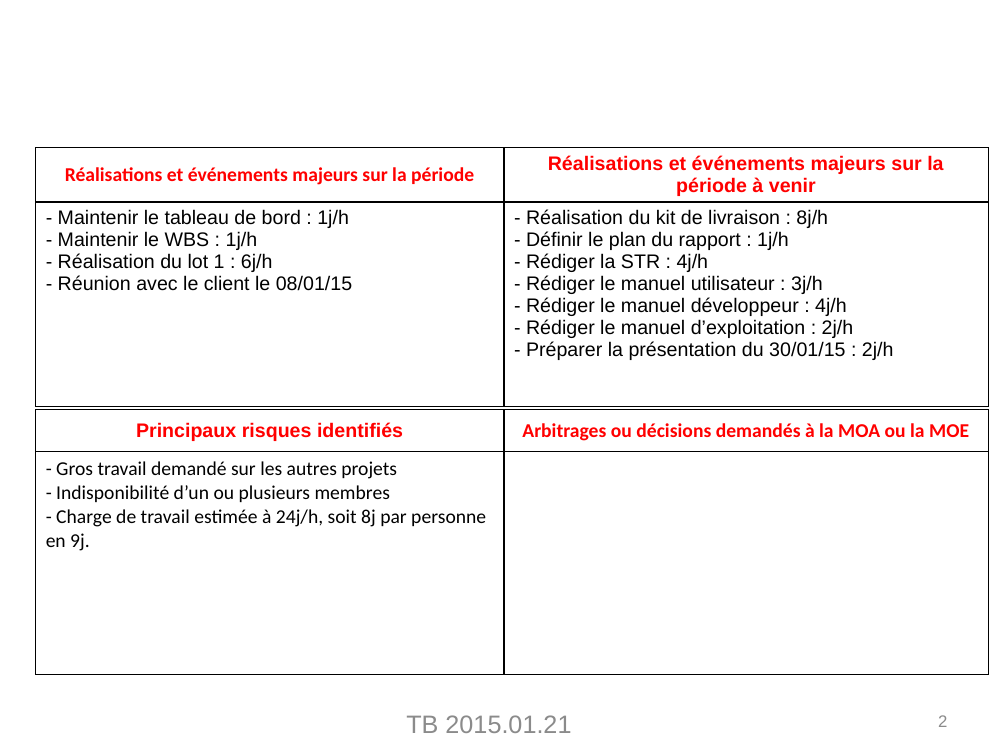
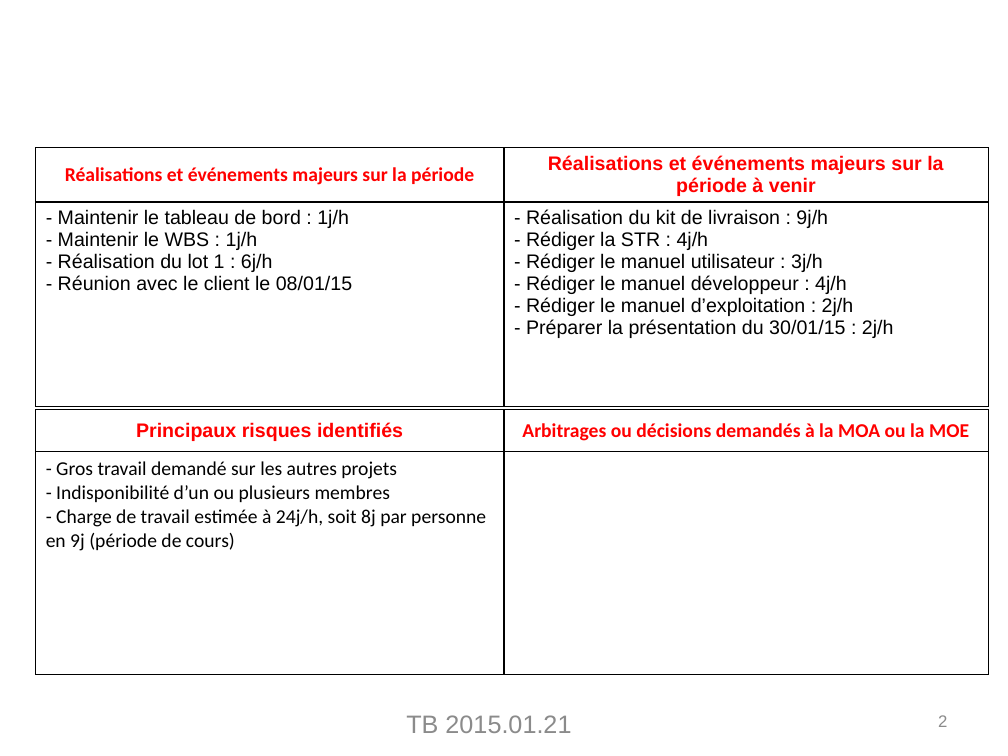
Before and after one commit to elecharny/pi-injector, a slide deck: slide 2 of Documents/TB 2015.01.21.pptx. Drawn at 1008x756 pixels with LibreOffice and Linux fonts; fonts in the diff are those of the drawing; background and template pictures are left out. Boxes give left, top, right and bottom in pixels: in the first picture for what was removed or moved away, otherwise in the second. Text is boxed around its words. In the diff, an @@ line names an element or a change of style, - is before the commit and + after.

```diff
--- a/Documents/TB 2015.01.21.pptx
+++ b/Documents/TB 2015.01.21.pptx
@@ table at [35, 148, 988, 410] @@
-row 2, column 2: - Réalisation du kit de livraison : 8j/h / - Définir le plan du rapport : 1j/h / - Rédiger la STR : 4j/h / - Rédiger le manuel utilisateur : 3j/h / - Rédiger le manuel développeur : 4j/h / - Rédiger le manuel d’exploitation : 2j/h / - Préparer la présentation du 30/01/15 : 2j/h
+row 2, column 2: - Réalisation du kit de livraison : 9j/h / - Rédiger la STR : 4j/h / - Rédiger le manuel utilisateur : 3j/h / - Rédiger le manuel développeur : 4j/h / - Rédiger le manuel d’exploitation : 2j/h / - Préparer la présentation du 30/01/15 : 2j/h
@@ table at [35, 409, 988, 674] @@
-row 2, column 1: - Gros travail demandé sur les autres projets / - Indisponibilité d’un ou plusieurs membres / - Charge de travail estimée à 24j/h, soit 8j par personne en 9j.
+row 2, column 1: - Gros travail demandé sur les autres projets / - Indisponibilité d’un ou plusieurs membres / - Charge de travail estimée à 24j/h, soit 8j par personne en 9j (période de cours)
```
Also in this commit, not shown: 1 other file.
